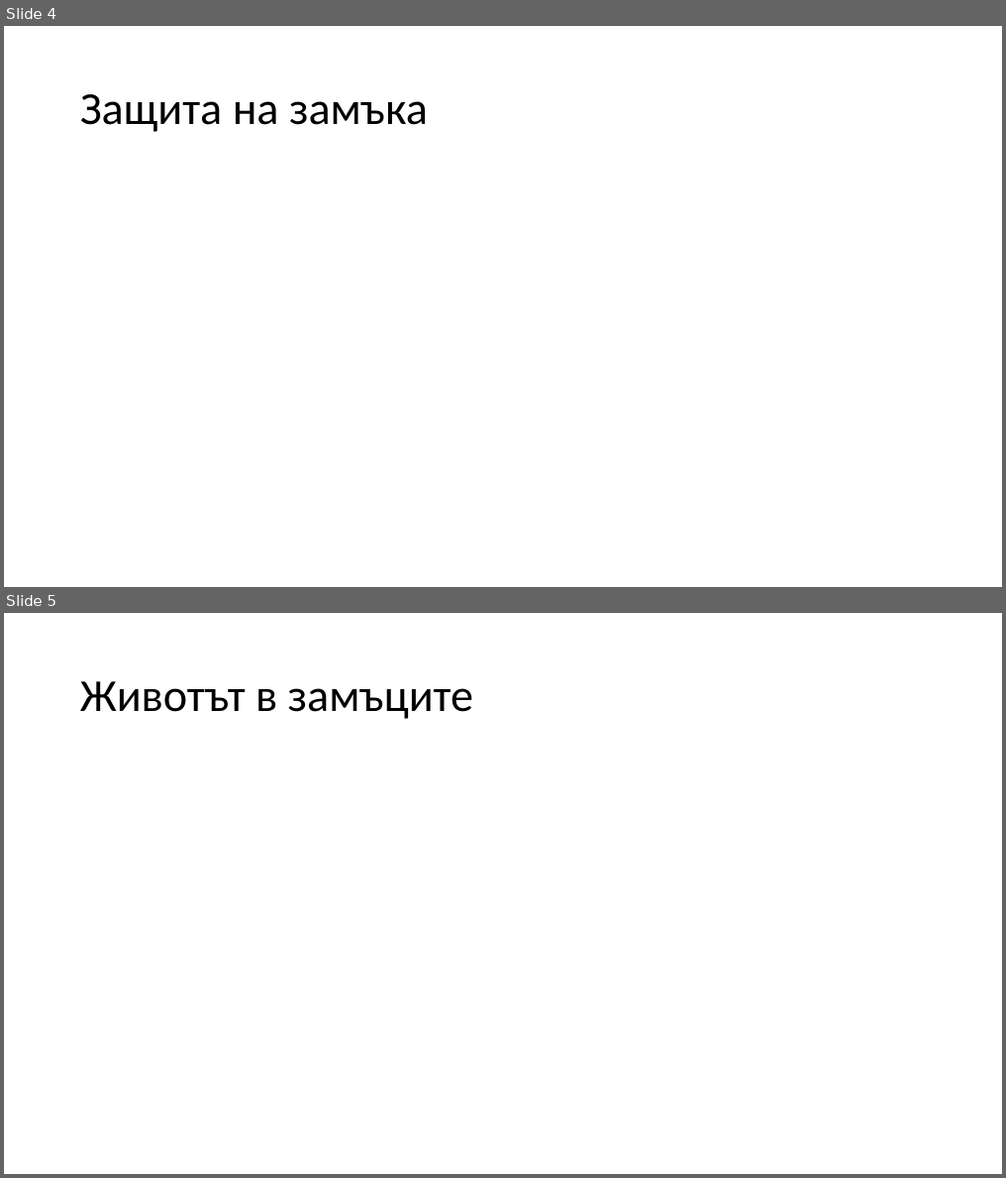
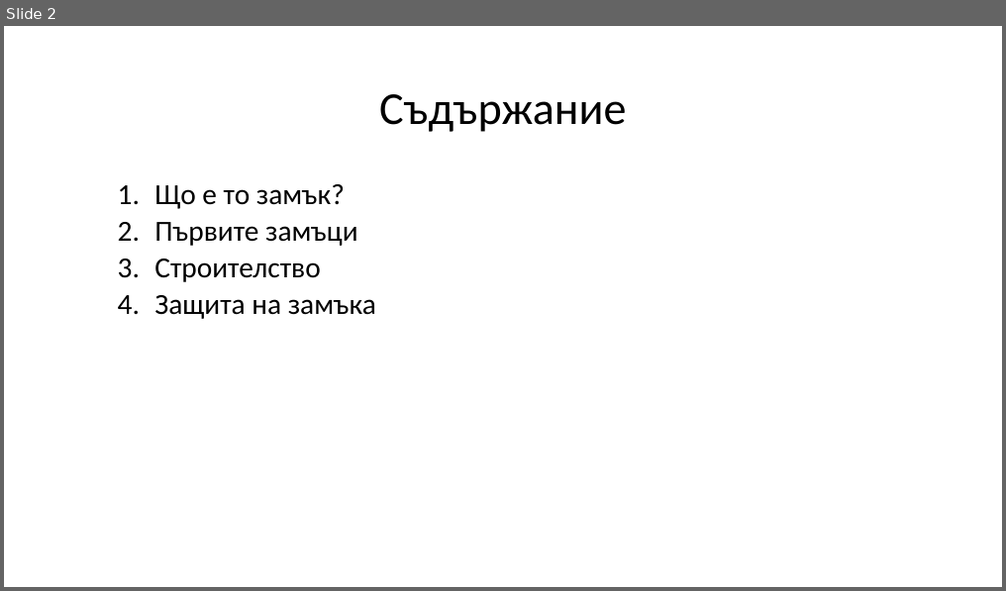
Before and after one commit to zahari02/Prezentaciq, a slide deck: Замъците в Средновековието.pptx. Shown one above the other, each under a label of ours: slides 4 and 5 before the commit, slide 2 after it. The pictures are 1006x1178 and 1006x591 pixels, drawn with LibreOffice and Linux fonts; fonts in the diff are those of the drawing. Boxes give left, top, right and bottom in pixels: in the first picture for what was removed or moved away, otherwise in the second. Text is boxed around its words. In the diff, an @@ line names an element or a change of style, - is before the commit and + after.

```diff
--- a/Замъците в Средновековието.pptx
+++ b/Замъците в Средновековието.pptx
@@ slide 5 removed at box(4, 613, 1002, 1174), background #FFFFFF @@
@@ title removed at box(80, 681, 474, 719) @@
-Животът в замъците
@@ what was slide 4 is now slide 2 @@
@@ slide 2 changed as well @@
@@ title at box(379, 94, 626, 132): text changed @@
-Защита на замъка
+Съдържание
@@ text added at box(154, 184, 376, 319), 28 pt, text #000000 @@
+  1. Що е то замък?
+  2. Първите замъци
+  3. Строителство
+  4. Защита на замъка
```
Also in this commit, not shown: 3 slides added, 3 other slides removed.
